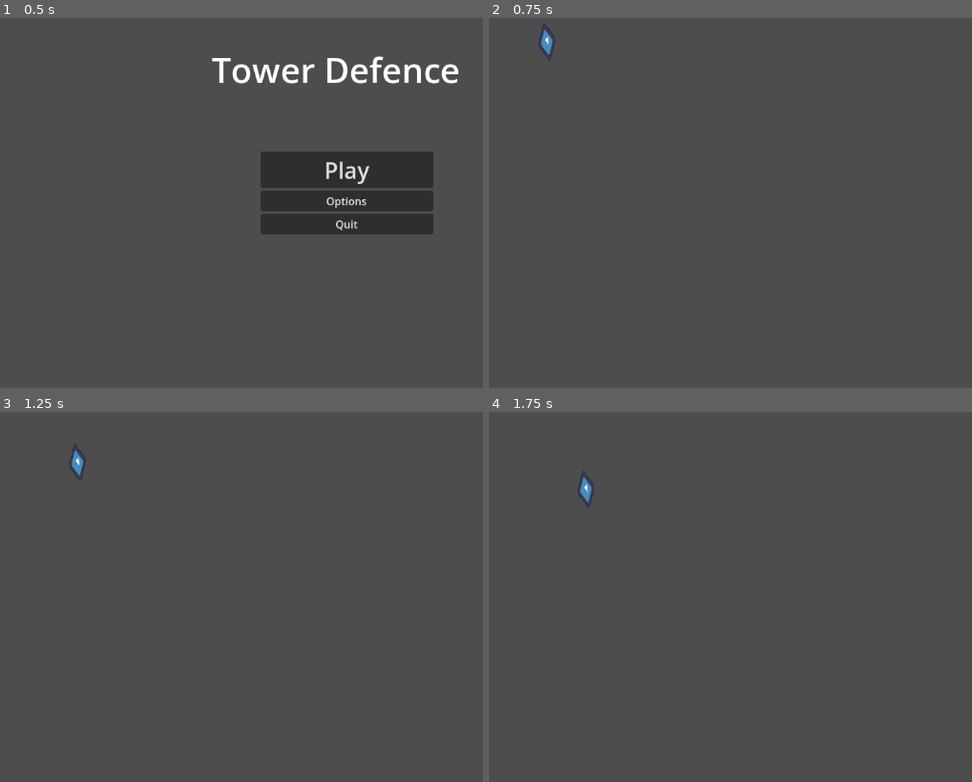
Above: before the commit, frames 1-4 (two rows, left to right).
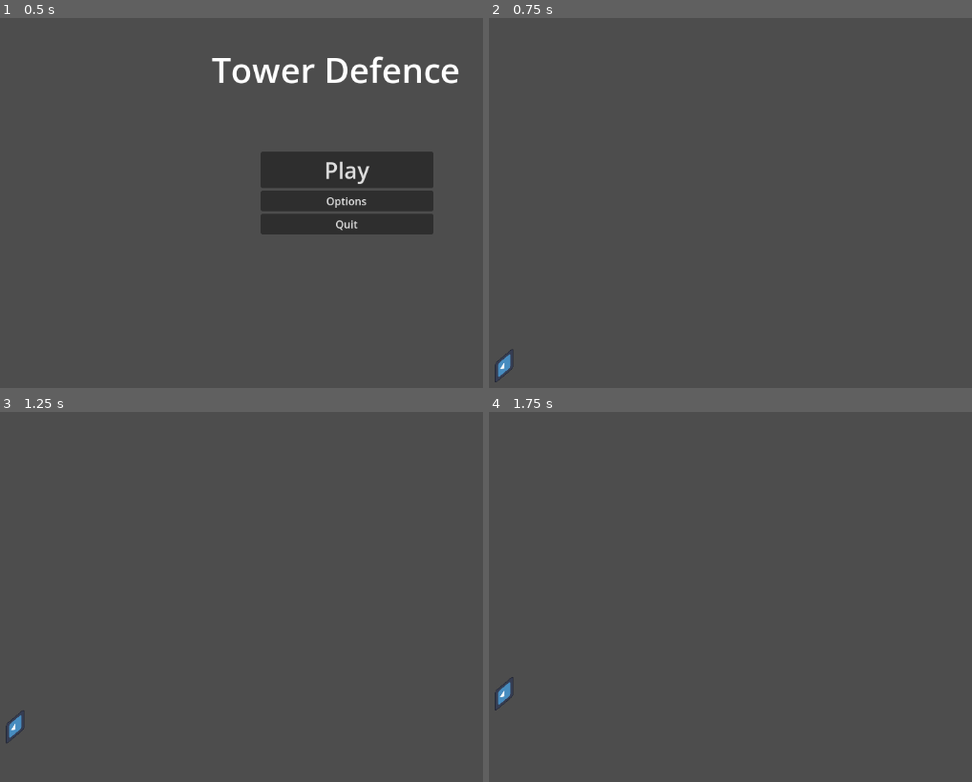
Above: after the commit, the same moments.

Repository: parazit1k/TowerDefence
Game: Godot game, scene res://screens/start_screen.tscn
The game is run twice, just before and just after one commit, with the same random seed, the same clock (stepped at 60 frames per second) and the same inputs. The engine's default icon, where the game draws it, is replaced by a stand-in: a white triangle on a blue panel in a dark square.
Inputs:
- Up to frame 1 (0.5 s): no input
- Up to frame 2 (0.75 s): click "Play" at 0.5 s
- Up to frame 3 (1.25 s): no input
- Up to frame 4 (1.75 s): no input

Frame 1 is identical in both runs. In frame 2, 0.3% of the frame differs, in the area x 1-14%, y 1-99%; in frame 3, 0.3%; in frame 4, 0.3%.

Commit message:
some changes x2

Diff:
--- a/screens/playing_area.tscn
+++ b/screens/playing_area.tscn
@@ -4,7 +4,7 @@
 
 [sub_resource type="Curve2D" id="Curve2D_rl7p6"]
 _data = {
-"points": PackedVector2Array(0, 0, 0, 0, 99.9861, 80.948, 0, 0, 0, 0, 442, 548, 0, 0, 0, 0, 856, 172, 0, 0, 0, 0, 0, 0)
+"points": PackedVector2Array(0, 0, 0, 0, 66, 665, 0, 0, 0, 0, 66, 356, 0, 0, 0, 0, 1068, 360, 0, 0, 0, 0, 1068, 669)
 }
 point_count = 4
 
@@ -15,6 +15,6 @@
 curve = SubResource("Curve2D_rl7p6")
 
 [node name="PathFollow2D" type="PathFollow2D" parent="Path2D"]
-position = Vector2(120.926, 109.543)
-rotation = 0.938731
+position = Vector2(66, 629.417)
+rotation = -1.5708
 progress = 35.457
--- a/scripts/enemy.gd
+++ b/scripts/enemy.gd
@@ -1,6 +1,6 @@
 extends Node2D
 
-@export var speed = 100
+@export var speed = 10
 
 # Called when the node enters the scene tree for the first time.
 func _ready():
--- a/scripts/playing_area.gd
+++ b/scripts/playing_area.gd
@@ -4,7 +4,11 @@
 @export var enemy = preload("res://screens/enemy.tscn")
 
 @onready var spawner = $Path2D/PathFollow2D
+@onready var pathSpawner = $Path2D
 
 # Called when the node enters the scene tree for the first time.
 func _ready():
-	spawner.add_child(enemy.instantiate())
+	for i in range(10):
+		pathSpawner.add_child(spawner)
+		spawner.add_child(enemy.instantiate())
+		get_tree().create_timer(1).timeout
